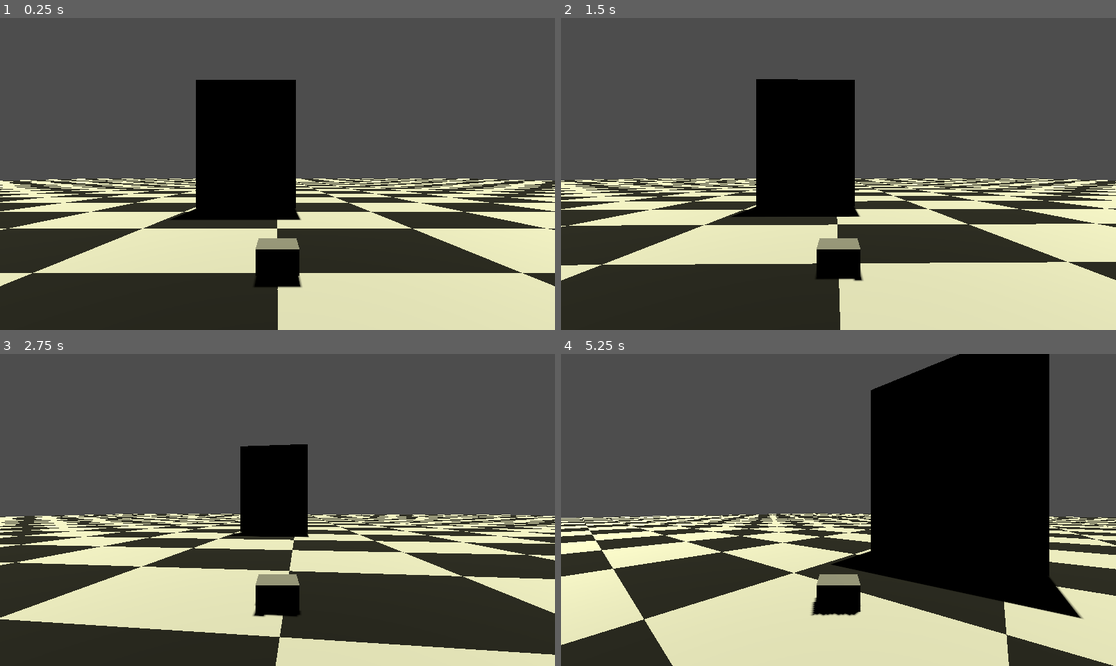
Above: before the commit, frames 1-4 (two rows, left to right).
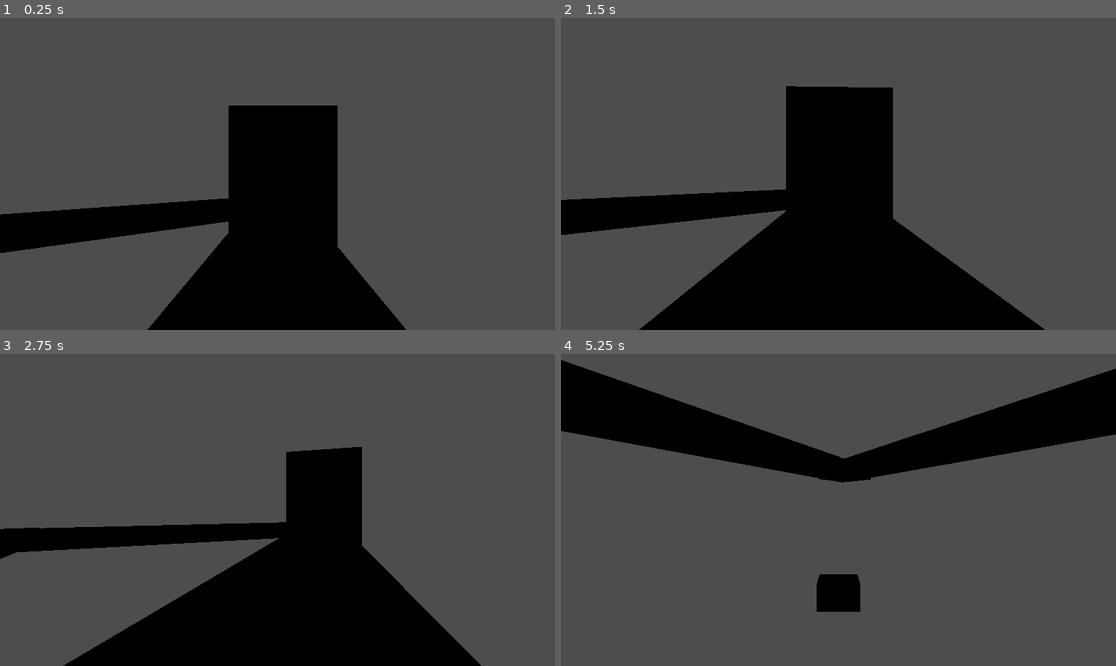
Above: after the commit, the same moments.

Repository: enzomaruffa/DoYouEvenKart
Game: Godot game, scene res://scenes/track_1.tscn
Same seed, same stepped clock (60 frames per second), same inputs: the game is played once before the commit and once after it. Before the commit the project starts from res://test.tscn.
Inputs:
- Up to frame 1 (0.25 s): no input
- Up to frame 2 (1.5 s): hold Right (ui_right) 0.53-1.28 s; tap Enter at 1.25 s; hold Down (ui_down) from 1.28 s (still down)
- Up to frame 3 (2.75 s): release Down (ui_down) at 2.03 s; hold Right (ui_right) from 2.03 s (still down)
- Up to frame 4 (5.25 s): release Right (ui_right) at 2.78 s; hold Up (ui_up) 2.78-3.53 s; hold Left (ui_left) 3.53-5.03 s; hold Down (ui_down) from 5.03 s (still down)

The runs differ from the first frame. In frame 1, 50% of the frame differs, in the area x 0-100%, y 19-100%; in frame 2, 50%; in frame 3, 51%; in frame 4, 70%, in the area x 0-100%, y 0-100%.

Commit message:
feat: Moves everything around. Adds a simple track and track segments

Diff:
--- a/car_controller.gd
+++ b/components/car/car_controller.gd
@@ -5,7 +5,7 @@
 const MAX_REVERSE_SPEED = 15.0  # Maximum reverse speed (lower than forward)
 const ACCELERATION = 15.0
 const BRAKE_FORCE = 25.0
-const MAX_STEERING_ANGLE = 60.0  # In degrees
+const MAX_STEERING_ANGLE = 140.0  # In degrees
 const STEERING_SPEED = 3.0
 const FRICTION = 0.02
 const GRIP = 0.7  # How much car resists sliding sideways (higher = less slide)
--- a/player.tscn
+++ b/components/car/player.tscn
@@ -1,6 +1,6 @@
 [gd_scene load_steps=4 format=3 uid="uid://cn6psq2p04r5x"]
 
-[ext_resource type="Script" path="res://car_controller.gd" id="1_lkwsi"]
+[ext_resource type="Script" path="res://components/car/car_controller.gd" id="1_lkwsi"]
 
 [sub_resource type="BoxShape3D" id="BoxShape3D_eewva"]
 size = Vector3(1, 0.6, 0.8)
--- a/race_line.tscn
+++ b/components/race_line/race_line.tscn
@@ -1,12 +1,18 @@
-[gd_scene load_steps=4 format=3 uid="uid://cd2gp6us0p7dn"]
+[gd_scene load_steps=6 format=3 uid="uid://cd2gp6us0p7dn"]
 
-[ext_resource type="Script" path="res://race_line.gd" id="1_36kn8"]
+[ext_resource type="Script" path="res://components/race_line/race_line.gd" id="1_36kn8"]
 
 [sub_resource type="BoxShape3D" id="BoxShape3D_yhujl"]
 size = Vector3(7, 10, 1)
 
+[sub_resource type="StandardMaterial3D" id="StandardMaterial3D_wuinp"]
+albedo_color = Color(0.129412, 1, 0.137255, 1)
+
 [sub_resource type="BoxMesh" id="BoxMesh_jx1l3"]
 size = Vector3(7, 10, 1)
+
+[sub_resource type="StandardMaterial3D" id="StandardMaterial3D_nffgc"]
+albedo_color = Color(1, 0.152941, 0.14902, 1)
 
 [node name="RaceLine" type="Node3D"]
 script = ExtResource("1_36kn8")
@@ -20,6 +26,7 @@
 
 [node name="MeshInstance3D" type="MeshInstance3D" parent="Entry"]
 transform = Transform3D(1, 0, 0, 0, 1, 0, 0, 0, 1, -2.08165e-12, -4, -2.08165e-12)
+material_override = SubResource("StandardMaterial3D_wuinp")
 transparency = 0.2
 mesh = SubResource("BoxMesh_jx1l3")
 skeleton = NodePath("../../..")
@@ -33,6 +40,7 @@
 
 [node name="MeshInstance3D" type="MeshInstance3D" parent="Exit"]
 transform = Transform3D(1, 0, 0, 0, 1, 0, 0, 0, 1, -2.08165e-12, -4, -2.08165e-12)
+material_override = SubResource("StandardMaterial3D_nffgc")
 transparency = 0.2
 mesh = SubResource("BoxMesh_jx1l3")
 skeleton = NodePath("../..")
--- a/ground.tscn
+++ b/components/test_ground.tscn
@@ -1,6 +1,6 @@
 [gd_scene load_steps=4 format=3 uid="uid://cro6vhh5hrso1"]
 
-[ext_resource type="Script" path="res://checkered.gd" id="1_0fwxb"]
+[ext_resource type="Script" path="res://utils/checkered.gd" id="1_0fwxb"]
 
 [sub_resource type="BoxShape3D" id="BoxShape3D_xx3l5"]
 size = Vector3(200, 2, 200)
--- /dev/null
+++ b/components/track_segment/track_material.gd
@@ -0,0 +1,8 @@
+# track_material.gd
+class_name TrackMaterial
+extends Resource
+
+@export var friction: float = 1.0
+@export var drag: float = 0.0
+@export var grip_factor: float = 1.0
+# @export var visual_material: Material
--- /dev/null
+++ b/components/track_segment/track_segment.gd
@@ -0,0 +1,97 @@
+# track_segment.gd
+@tool
+class_name TrackSegment
+extends StaticBody3D
+
+@export var track_material: TrackMaterial
+@export var custom_mesh: Mesh:
+    set(value):
+        custom_mesh = value
+        _update_mesh()
+@export var use_mesh_for_collision: bool = true:
+    set(value):
+        use_mesh_for_collision = value
+        _update_collision()
+@export var use_checkered_pattern: bool = false:
+    set(value):
+        use_checkered_pattern = value
+        _update_material()
+
+func _enter_tree():
+    if Engine.is_editor_hint():
+        _ensure_children()
+
+func _ready():
+    _ensure_children()
+    _update_mesh()
+    _update_material()
+    _update_collision()
+
+func _ensure_children():
+    if not has_node("CollisionShape3D"):
+        var collision = CollisionShape3D.new()
+        collision.name = "CollisionShape3D"
+        add_child(collision)
+        if Engine.is_editor_hint():
+            collision.owner = get_tree().edited_scene_root
+
+    if not has_node("MeshInstance3D"):
+        var mesh_instance = MeshInstance3D.new()
+        mesh_instance.name = "MeshInstance3D"
+        add_child(mesh_instance)
+        if Engine.is_editor_hint():
+            mesh_instance.owner = get_tree().edited_scene_root
+
+func _update_mesh():
+    if not has_node("MeshInstance3D"):
+        return
+
+    if custom_mesh:
+        $MeshInstance3D.mesh = custom_mesh
+        _update_material()
+
+func _update_material():
+    if not has_node("MeshInstance3D") or not custom_mesh:
+        return
+
+    if use_checkered_pattern:
+        $MeshInstance3D.material_override = create_checkered_material()
+    elif track_material and track_material.visual_material:
+        $MeshInstance3D.material_override = track_material.visual_material
+
+func create_checkered_material():
+    var material = StandardMaterial3D.new()
+
+    # Create a simple 2x2 checkered texture
+    var img = Image.create(2, 2, false, Image.FORMAT_RGBA8)
+    img.set_pixel(0, 0, Color(0.1, 0.1, 0.1))
+    img.set_pixel(1, 0, Color(0.9, 0.9, 0.9))
+    img.set_pixel(0, 1, Color(0.9, 0.9, 0.9))
+    img.set_pixel(1, 1, Color(0.1, 0.1, 0.1))
+
+    var texture = ImageTexture.create_from_image(img)
+    material.albedo_texture = texture
+    material.texture_filter = BaseMaterial3D.TEXTURE_FILTER_NEAREST
+
+    # Set UV scale based on mesh size
+    var mesh_size = custom_mesh.get_aabb().size
+    var checker_size = 1.0 # Default to 1 unit squares
+    var checkers_x = mesh_size.x / checker_size
+    var checkers_z = mesh_size.z / checker_size
+    material.uv1_scale = Vector3(checkers_x/2, checkers_z/2, 1.0)
+
+    return material
+
+func _update_collision():
+    if not has_node("CollisionShape3D") or not custom_mesh:
+        return
+
+    if use_mesh_for_collision:
+        var shape = ConcavePolygonShape3D.new()
+        var mesh_faces = custom_mesh.get_faces()
+        if mesh_faces.size() > 0:
+            shape.set_faces(mesh_faces)
+            $CollisionShape3D.shape = shape
+
+func get_track_material() -> TrackMaterial:
+    return track_material
--- a/project.godot
+++ b/project.godot
@@ -11,6 +11,6 @@
 [application]
 
 config/name="DoYouEvenKart"
-run/main_scene="res://test.tscn"
+run/main_scene="res://scenes/track_1.tscn"
 config/features=PackedStringArray("4.2", "Forward Plus")
 config/icon="res://icon.svg"
--- /dev/null
+++ b/scenes/test.tscn
@@ -0,0 +1,20 @@
+[gd_scene load_steps=4 format=3 uid="uid://dn8m7b5wlrx1v"]
+
+[ext_resource type="PackedScene" uid="uid://cro6vhh5hrso1" path="res://components/test_ground.tscn" id="1_b1ynt"]
+[ext_resource type="PackedScene" uid="uid://cn6psq2p04r5x" path="res://components/car/player.tscn" id="2_vq75g"]
+[ext_resource type="PackedScene" uid="uid://cd2gp6us0p7dn" path="res://components/race_line/race_line.tscn" id="3_uwtt4"]
+
+[node name="Test" type="Node3D"]
+
+[node name="Ground" parent="." instance=ExtResource("1_b1ynt")]
+
+[node name="Player" parent="." instance=ExtResource("2_vq75g")]
+transform = Transform3D(1, 0, 0, 0, 1, 0, 0, 0, 1, 0, 0.819294, 0)
+
+[node name="DirectionalLight3D" type="DirectionalLight3D" parent="."]
+transform = Transform3D(1, -6.72856e-16, -1.28963e-16, -1.28963e-16, -0.369747, 0.929133, -6.72856e-16, -0.929133, -0.369747, 100, 100, 2.08165e-12)
+light_color = Color(1, 1, 0.807843, 1)
+shadow_enabled = true
+
+[node name="RaceLine" parent="." instance=ExtResource("3_uwtt4")]
+transform = Transform3D(1, 0, 0, 0, 1, 0, 0, 0, 1, -2.20383, 0, -10.2218)
--- /dev/null
+++ b/scenes/track_1.tscn
@@ -0,0 +1,142 @@
+[gd_scene load_steps=20 format=3 uid="uid://dpovmhawecnuj"]
+
+[ext_resource type="Script" path="res://components/track_segment/track_segment.gd" id="1_xklif"]
+[ext_resource type="Script" path="res://components/track_segment/track_material.gd" id="2_cu67c"]
+[ext_resource type="PackedScene" uid="uid://cn6psq2p04r5x" path="res://components/car/player.tscn" id="3_56e7c"]
+[ext_resource type="PackedScene" uid="uid://cd2gp6us0p7dn" path="res://components/race_line/race_line.tscn" id="4_ovff1"]
+
+[sub_resource type="Resource" id="Resource_tnwfo"]
+script = ExtResource("2_cu67c")
+friction = 1.0
+drag = 0.0
+grip_factor = 1.0
+
+[sub_resource type="BoxMesh" id="BoxMesh_g05po"]
+size = Vector3(50, 2, 6)
+
+[sub_resource type="ConcavePolygonShape3D" id="ConcavePolygonShape3D_lsd5m"]
+data = PackedVector3Array(-25, 1, 3, 25, 1, 3, -25, -1, 3, 25, 1, 3, 25, -1, 3, -25, -1, 3, 25, 1, -3, -25, 1, -3, 25, -1, -3, -25, 1, -3, -25, -1, -3, 25, -1, -3, 25, 1, 3, 25, 1, -3, 25, -1, 3, 25, 1, -3, 25, -1, -3, 25, -1, 3, -25, 1, -3, -25, 1, 3, -25, -1, -3, -25, 1, 3, -25, -1, 3, -25, -1, -3, 25, 1, 3, -25, 1, 3, 25, 1, -3, -25, 1, 3, -25, 1, -3, 25, 1, -3, -25, -1, 3, 25, -1, 3, -25, -1, -3, 25, -1, 3, 25, -1, -3, -25, -1, -3)
+
+[sub_resource type="Image" id="Image_3feav"]
+data = {
+"data": PackedByteArray(25, 25, 25, 255, 229, 229, 229, 255, 229, 229, 229, 255, 25, 25, 25, 255),
+"format": "RGBA8",
+"height": 2,
+"mipmaps": false,
+"width": 2
+}
+
+[sub_resource type="ImageTexture" id="ImageTexture_glod2"]
+image = SubResource("Image_3feav")
+
+[sub_resource type="StandardMaterial3D" id="StandardMaterial3D_qoqrg"]
+albedo_texture = SubResource("ImageTexture_glod2")
+uv1_scale = Vector3(25, 3, 1)
+texture_filter = 0
+
+[sub_resource type="ConcavePolygonShape3D" id="ConcavePolygonShape3D_txn0a"]
+data = PackedVector3Array(-0.5, 0.5, 0.5, 0.5, 0.5, 0.5, -0.5, -0.5, 0.5, 0.5, 0.5, 0.5, 0.5, -0.5, 0.5, -0.5, -0.5, 0.5, 0.5, 0.5, -0.5, -0.5, 0.5, -0.5, 0.5, -0.5, -0.5, -0.5, 0.5, -0.5, -0.5, -0.5, -0.5, 0.5, -0.5, -0.5, 0.5, 0.5, 0.5, 0.5, 0.5, -0.5, 0.5, -0.5, 0.5, 0.5, 0.5, -0.5, 0.5, -0.5, -0.5, 0.5, -0.5, 0.5, -0.5, 0.5, -0.5, -0.5, 0.5, 0.5, -0.5, -0.5, -0.5, -0.5, 0.5, 0.5, -0.5, -0.5, 0.5, -0.5, -0.5, -0.5, 0.5, 0.5, 0.5, -0.5, 0.5, 0.5, 0.5, 0.5, -0.5, -0.5, 0.5, 0.5, -0.5, 0.5, -0.5, 0.5, 0.5, -0.5, -0.5, -0.5, 0.5, 0.5, -0.5, 0.5, -0.5, -0.5, -0.5, 0.5, -0.5, 0.5, 0.5, -0.5, -0.5, -0.5, -0.5, -0.5)
+
+[sub_resource type="ConcavePolygonShape3D" id="ConcavePolygonShape3D_81873"]
+data = PackedVector3Array(-25, 1, 3, 25, 1, 3, -25, -1, 3, 25, 1, 3, 25, -1, 3, -25, -1, 3, 25, 1, -3, -25, 1, -3, 25, -1, -3, -25, 1, -3, -25, -1, -3, 25, -1, -3, 25, 1, 3, 25, 1, -3, 25, -1, 3, 25, 1, -3, 25, -1, -3, 25, -1, 3, -25, 1, -3, -25, 1, 3, -25, -1, -3, -25, 1, 3, -25, -1, 3, -25, -1, -3, 25, 1, 3, -25, 1, 3, 25, 1, -3, -25, 1, 3, -25, 1, -3, 25, 1, -3, -25, -1, 3, 25, -1, 3, -25, -1, -3, 25, -1, 3, 25, -1, -3, -25, -1, -3)
+
+[sub_resource type="Image" id="Image_86u60"]
+data = {
+"data": PackedByteArray(25, 25, 25, 255, 229, 229, 229, 255, 229, 229, 229, 255, 25, 25, 25, 255),
+"format": "RGBA8",
+"height": 2,
+"mipmaps": false,
+"width": 2
+}
+
+[sub_resource type="ImageTexture" id="ImageTexture_v3b8r"]
+image = SubResource("Image_86u60")
+
+[sub_resource type="StandardMaterial3D" id="StandardMaterial3D_somal"]
+albedo_texture = SubResource("ImageTexture_v3b8r")
+uv1_scale = Vector3(25, 3, 1)
+texture_filter = 0
+
+[sub_resource type="ConcavePolygonShape3D" id="ConcavePolygonShape3D_exc5c"]
+data = PackedVector3Array(-25, 1, 3, 25, 1, 3, -25, -1, 3, 25, 1, 3, 25, -1, 3, -25, -1, 3, 25, 1, -3, -25, 1, -3, 25, -1, -3, -25, 1, -3, -25, -1, -3, 25, -1, -3, 25, 1, 3, 25, 1, -3, 25, -1, 3, 25, 1, -3, 25, -1, -3, 25, -1, 3, -25, 1, -3, -25, 1, 3, -25, -1, -3, -25, 1, 3, -25, -1, 3, -25, -1, -3, 25, 1, 3, -25, 1, 3, 25, 1, -3, -25, 1, 3, -25, 1, -3, 25, 1, -3, -25, -1, 3, 25, -1, 3, -25, -1, -3, 25, -1, 3, 25, -1, -3, -25, -1, -3)
+
+[sub_resource type="Image" id="Image_l2nkm"]
+data = {
+"data": PackedByteArray(25, 25, 25, 255, 229, 229, 229, 255, 229, 229, 229, 255, 25, 25, 25, 255),
+"format": "RGBA8",
+"height": 2,
+"mipmaps": false,
+"width": 2
+}
+
+[sub_resource type="ImageTexture" id="ImageTexture_6yoc1"]
+image = SubResource("Image_l2nkm")
+
+[sub_resource type="StandardMaterial3D" id="StandardMaterial3D_x3hyg"]
+albedo_texture = SubResource("ImageTexture_6yoc1")
+uv1_scale = Vector3(25, 3, 1)
+texture_filter = 0
+
+[node name="Track1" type="Node3D"]
+
+[node name="Player" parent="." instance=ExtResource("3_56e7c")]
+transform = Transform3D(-4.37114e-08, 3.48787e-16, 1, 3.48787e-16, 1, -3.48787e-16, -1, 3.48787e-16, -4.37114e-08, 0.00033474, 3, -0.0133543)
+
+[node name="RaceLine" parent="." instance=ExtResource("4_ovff1")]
+transform = Transform3D(-4.37114e-08, 3.48787e-16, 1, 3.48787e-16, 1, -3.48787e-16, -1, 3.48787e-16, -4.37114e-08, -9.08675, 0, -0.376404)
+
+[node name="TrackSegments" type="Node3D" parent="."]
+
+[node name="StaticBody3D" type="StaticBody3D" parent="TrackSegments"]
+transform = Transform3D(1, 0, 0, 0, 1, 0, 0, 0, 1, 2.08165e-12, 2.08165e-12, 2.08165e-12)
+script = ExtResource("1_xklif")
+track_material = SubResource("Resource_tnwfo")
+custom_mesh = SubResource("BoxMesh_g05po")
+use_checkered_pattern = true
+
+[node name="CollisionShape3D" type="CollisionShape3D" parent="TrackSegments/StaticBody3D"]
+shape = SubResource("ConcavePolygonShape3D_lsd5m")
+
+[node name="MeshInstance3D" type="MeshInstance3D" parent="TrackSegments/StaticBody3D"]
+material_override = SubResource("StandardMaterial3D_qoqrg")
+mesh = SubResource("BoxMesh_g05po")
+
+[node name="StaticBody3D2" type="StaticBody3D" parent="TrackSegments"]
+transform = Transform3D(-0.625855, 0, -0.779939, 0, 1, 0, 0.779939, 0, -0.625855, 10.886, 2.08165e-12, 18.1954)
+script = ExtResource("1_xklif")
+track_material = SubResource("Resource_tnwfo")
+custom_mesh = SubResource("BoxMesh_g05po")
+use_checkered_pattern = true
+
+[node name="@CollisionShape3D@29836" type="CollisionShape3D" parent="TrackSegments/StaticBody3D2"]
+shape = SubResource("ConcavePolygonShape3D_txn0a")
+
+[node name="@MeshInstance3D@29837" type="MeshInstance3D" parent="TrackSegments/StaticBody3D2"]
+mesh = SubResource("BoxMesh_g05po")
+
+[node name="CollisionShape3D" type="CollisionShape3D" parent="TrackSegments/StaticBody3D2"]
+shape = SubResource("ConcavePolygonShape3D_81873")
+
+[node name="MeshInstance3D" type="MeshInstance3D" parent="TrackSegments/StaticBody3D2"]
+material_override = SubResource("StandardMaterial3D_somal")
+mesh = SubResource("BoxMesh_g05po")
+
+[node name="StaticBody3D3" type="StaticBody3D" parent="TrackSegments"]
+transform = Transform3D(-0.569595, 0, 0.821925, 0, 1, 0, -0.821925, 0, -0.569595, -15.01, 2.08165e-12, 16.778)
+script = ExtResource("1_xklif")
+track_material = SubResource("Resource_tnwfo")
+custom_mesh = SubResource("BoxMesh_g05po")
+use_checkered_pattern = true
+
+[node name="_CollisionShape3D_29836" type="CollisionShape3D" parent="TrackSegments/StaticBody3D3"]
+shape = SubResource("ConcavePolygonShape3D_txn0a")
+
+[node name="_MeshInstance3D_29837" type="MeshInstance3D" parent="TrackSegments/StaticBody3D3"]
+mesh = SubResource("BoxMesh_g05po")
+
+[node name="CollisionShape3D" type="CollisionShape3D" parent="TrackSegments/StaticBody3D3"]
+shape = SubResource("ConcavePolygonShape3D_exc5c")
+
+[node name="MeshInstance3D" type="MeshInstance3D" parent="TrackSegments/StaticBody3D3"]
+material_override = SubResource("StandardMaterial3D_x3hyg")
+mesh = SubResource("BoxMesh_g05po")
--- a/test.tscn
+++ /dev/null
@@ -1,20 +0,0 @@
-[gd_scene load_steps=4 format=3 uid="uid://dn8m7b5wlrx1v"]
-
-[ext_resource type="PackedScene" uid="uid://cro6vhh5hrso1" path="res://ground.tscn" id="1_q1sih"]
-[ext_resource type="PackedScene" uid="uid://cn6psq2p04r5x" path="res://player.tscn" id="2_ydwqt"]
-[ext_resource type="PackedScene" uid="uid://cd2gp6us0p7dn" path="res://race_line.tscn" id="3_q6weq"]
-
-[node name="Test" type="Node3D"]
-
-[node name="Ground" parent="." instance=ExtResource("1_q1sih")]
-
-[node name="Player" parent="." instance=ExtResource("2_ydwqt")]
-transform = Transform3D(1, 0, 0, 0, 1, 0, 0, 0, 1, 0, 0.819294, 0)
-
-[node name="DirectionalLight3D" type="DirectionalLight3D" parent="."]
-transform = Transform3D(1, -6.72856e-16, -1.28963e-16, -1.28963e-16, -0.369747, 0.929133, -6.72856e-16, -0.929133, -0.369747, 100, 100, 2.08165e-12)
-light_color = Color(1, 1, 0.807843, 1)
-shadow_enabled = true
-
-[node name="RaceLine" parent="." instance=ExtResource("3_q6weq")]
-transform = Transform3D(1, 0, 0, 0, 1, 0, 0, 0, 1, -2.20383, 0, -10.2218)
--- a/checkered.gd
+++ b/utils/checkered.gd
@@ -13,10 +13,6 @@
 	img.set_pixel(1, 1, color1)
 
 	var texture = ImageTexture.create_from_image(img)
-
-	# IMPORTANT: Disable texture filtering to get crisp edges
-	# In Godot 4.0+, we need to create the texture with the right filter mode
-	var texture_settings = ImageTexture.create_from_image(img)
 
 	material.albedo_texture = texture
 
Renamed: race_line.gd -> components/race_line/race_line.gd
